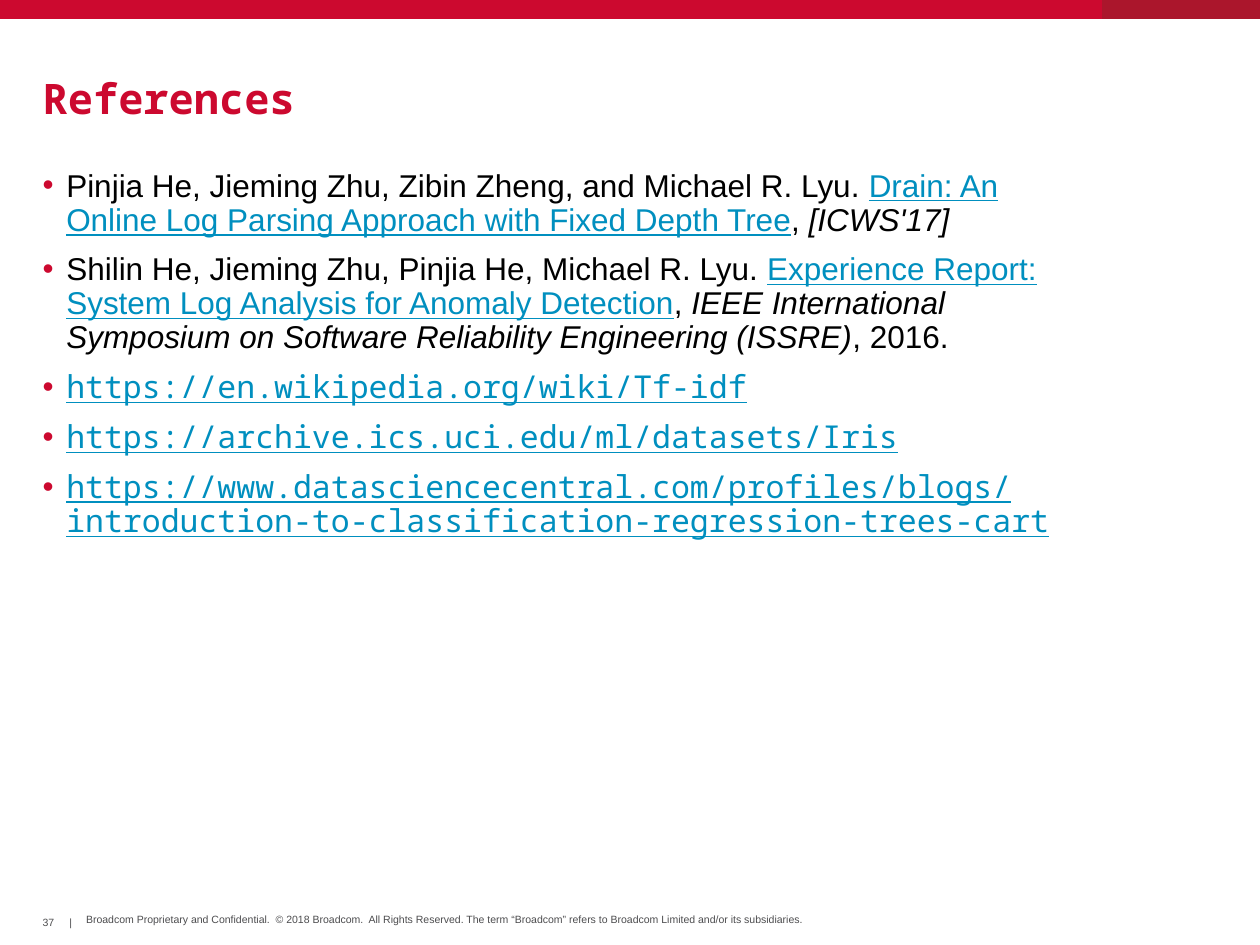
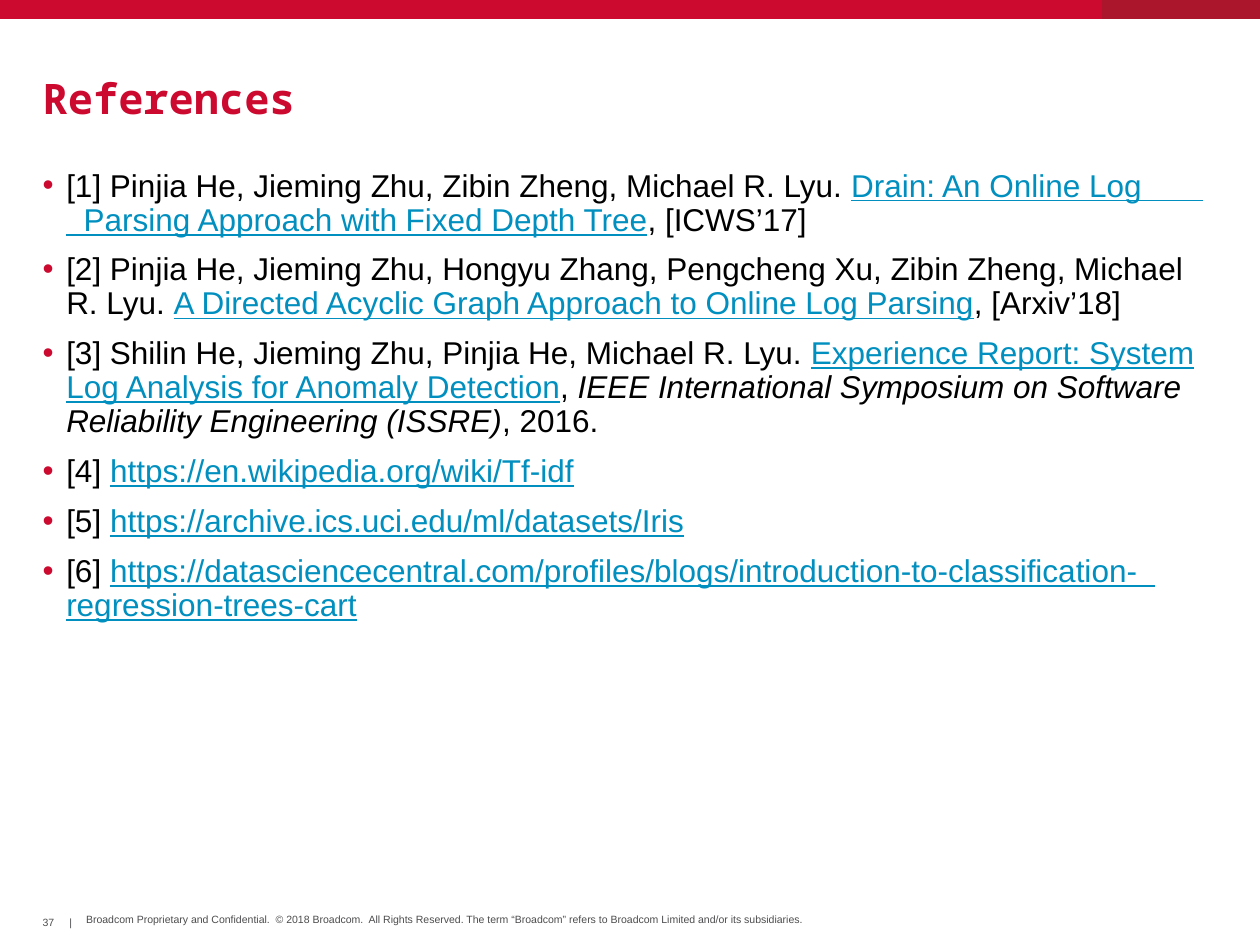
Before and after one commit to hayhan/loganalyzer, a slide deck: slide 37 of papers/LogAnalyzerIntro.pptx. Drawn at 1260x945 pixels with LibreOffice and Linux fonts; fonts in the diff are those of the drawing; background and template pictures are left out. Boxes give left, top, right and bottom in pixels: in the first picture for what was removed or moved away, otherwise in the second. Text is boxed around its words. In the diff, an @@ line names an element or a change of style, - is before the commit and + after.

Commit message:
update Drain2 and delete unused data file

```diff
--- a/papers/LogAnalyzerIntro.pptx
+++ b/papers/LogAnalyzerIntro.pptx
@@ text at <box>66,174,1194,622</box>: text changed @@
-• Pinjia He, Jieming Zhu, Zibin Zheng, and Michael R. Lyu. Drain: An Online Log Parsing Approach with Fixed Depth Tree, [ICWS'17]
-• Shilin He, Jieming Zhu, Pinjia He, Michael R. Lyu. Experience Report: System Log Analysis for Anomaly Detection, IEEE International Symposium on Software Reliability Engineering (ISSRE), 2016.
-• https://en.wikipedia.org/wiki/Tf-idf
-• https://archive.ics.uci.edu/ml/datasets/Iris
-• https://www.datasciencecentral.com/profiles/blogs/introduction-to-classification-regression-trees-cart
+• [1] Pinjia He, Jieming Zhu, Zibin Zheng, Michael R. Lyu. Drain: An Online Log Parsing Approach with Fixed Depth Tree, [ICWS’17]
+• [2] Pinjia He, Jieming Zhu, Hongyu Zhang, Pengcheng Xu, Zibin Zheng, Michael R. Lyu. A Directed Acyclic Graph Approach to Online Log Parsing, [Arxiv’18]
+• [3] Shilin He, Jieming Zhu, Pinjia He, Michael R. Lyu. Experience Report: System Log Analysis for Anomaly Detection, IEEE International Symposium on Software Reliability Engineering (ISSRE), 2016.
+• [4] https://en.wikipedia.org/wiki/Tf-idf
+• [5] https://archive.ics.uci.edu/ml/datasets/Iris
+• [6] https://datasciencecentral.com/profiles/blogs/introduction-to-classification- regression-trees-cart
```
Also in this commit, not shown: 7 other slides changed, 3 other files.
